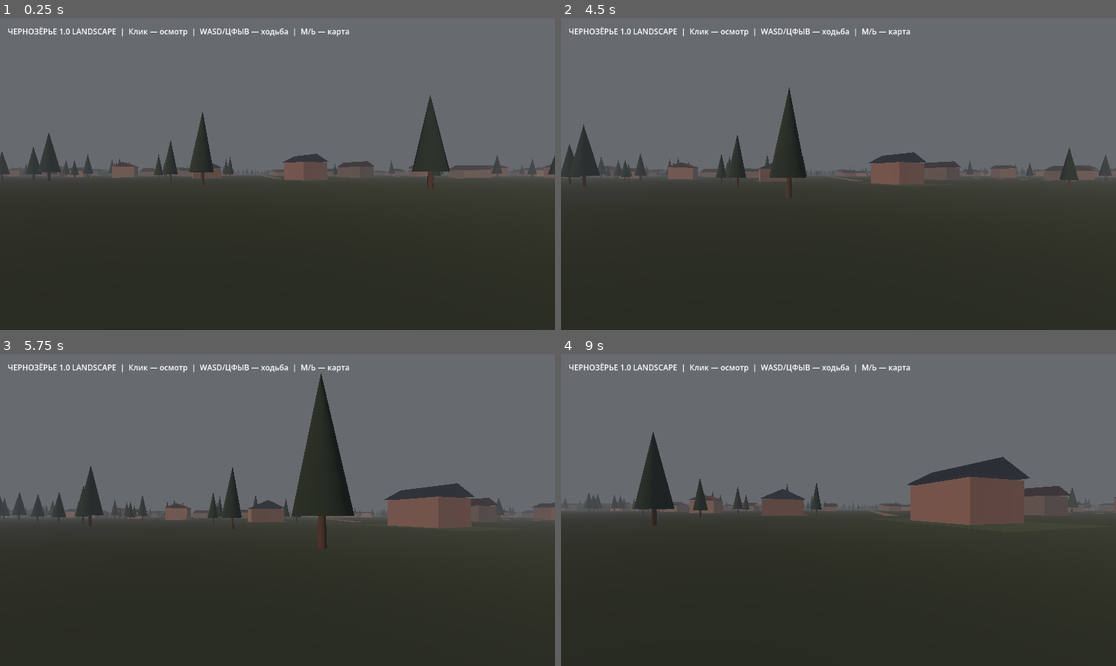
Above: before the commit, frames 1-4 (two rows, left to right).
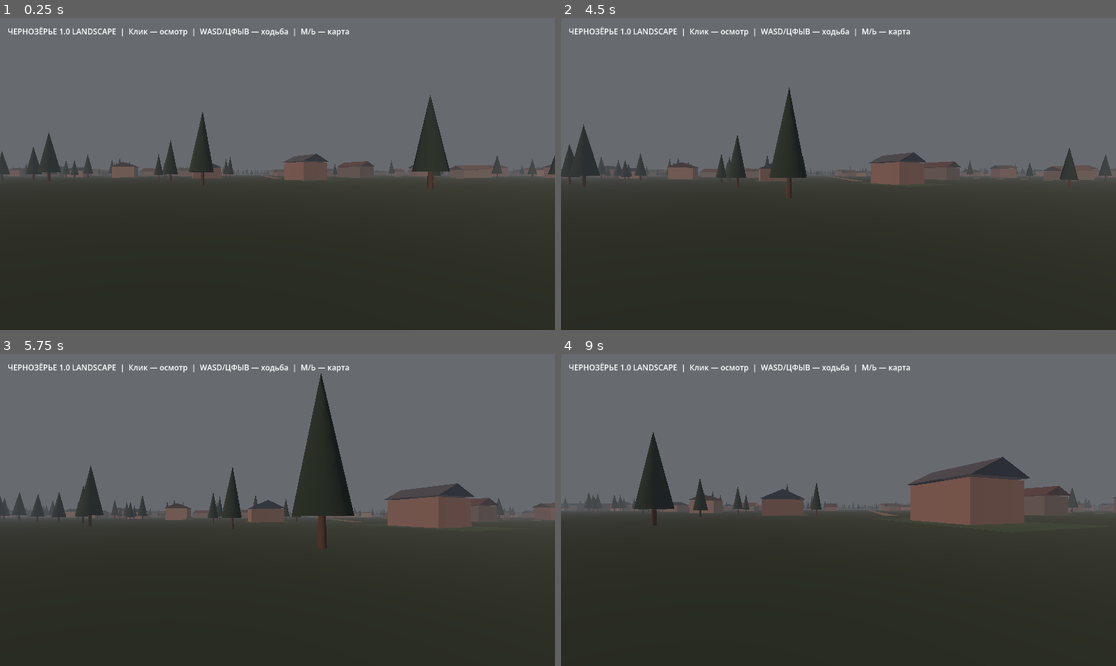
Above: after the commit, the same moments.

Repository: blacklambcult/chernozerye
Game: Godot game, scene res://main.tscn
Same seed, same stepped clock (60 frames per second), same inputs: the game is played once before the commit and once after it.
Inputs (mouse positions are in pixels of both pictures, inside the frame that each line leads up to):
- Up to frame 1 (0.25 s): no input
- Up to frame 2 (4.5 s): tap Enter at 0.5, 3.5 s; move the mouse to (810, 236) at 0.52 s; hold W 0.53-1.25 s; tap M at 0.6, 4.35 s; click (810, 236) at 0.67 s; tap Space at 0.77, 2.75, 3.02, 4.25 s; click "ПОКАЗАТЬ УСЛОВНЫЕ ДОМА" at 1.25 s; click "СКРЫТЬ УСЛОВНЫЕ ДОМА" at 2 s; move the mouse to (1005, 220) at 2.77 s; hold W 2.78-3.53 s; tap Shift at 2.85 s; move the mouse to (672, 127) at 3.52 s; hold A from 3.53 s (still down); tap H at 3.6 s; move the mouse to (866, 174) at 4.27 s; click (866, 174) at 4.42 s
- Up to frame 3 (5.75 s): tap Space at 4.52, 5.27 s; move the mouse to (255, 503) at 5.02 s; release A at 5.03 s; hold W from 5.03 s (still down); hold Shift from 5.03 s (still down)
- Up to frame 4 (9 s): move the mouse to (866, 510) at 5.77 s; release Shift at 5.78 s; tap H at 5.85, 8.1 s; tap Space at 6.02, 7.52, 8, 8.27 s; move the mouse to (810, 510) at 6.52 s; tap M at 6.6, 8.85 s; click (810, 510) at 6.67 s; tap Enter at 7.25 s; move the mouse to (894, 441) at 7.27 s; release W at 7.28 s; hold D from 7.28 s (still down); tap Shift at 7.35 s; move the mouse to (810, 572) at 8.02 s; move the mouse to (1005, 556) at 8.77 s; click (1005, 556) at 8.92 s

The runs differ from the first frame. In frame 1, 0.2% of the frame differs, in the area x 20-89%, y 43-49%; in frame 2, 0.2%; in frame 3, 0.3%; in frame 4, 0.5%, in the area x 36-90%, y 32-47%.

Commit message:
fix: roof faces orient normals upward for dusk lighting

Diff:
--- a/godot/geography_v07.gd
+++ b/godot/geography_v07.gd
@@ -293,6 +293,9 @@
         var v1: Vector3 = vertices[triangle_index + 1]
         var v2: Vector3 = vertices[triangle_index + 2]
         var face_normal := (v1 - v0).cross(v2 - v0).normalized()
+        # Both sloping roof faces must be lit from above regardless of winding.
+        if face_normal.y < -0.01:
+            face_normal = -face_normal
         normals.append_array(PackedVector3Array([face_normal, face_normal, face_normal]))
     var arrays := []
     arrays.resize(Mesh.ARRAY_MAX)
